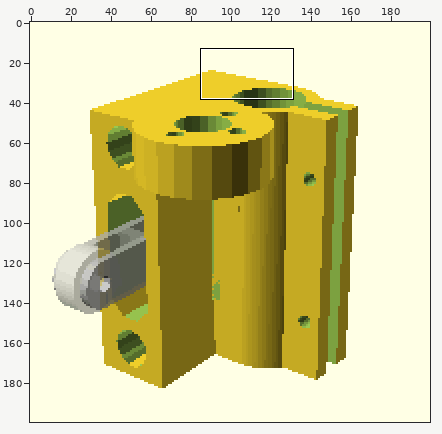
Two states of a sprite sheet, images/x-end-idler.png. The picture above shows the old version from afar; the outline marks the close-up.
Close-up. Old version:
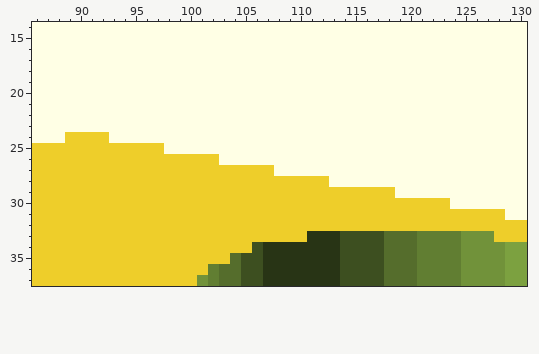
The file is 200x200 pixels. Colours within 5 levels of each other are drawn and written as one. Shown: x 86..130, y 14..37. The commit also changed other parts of the picture, which this record leaves out.
After the commit:
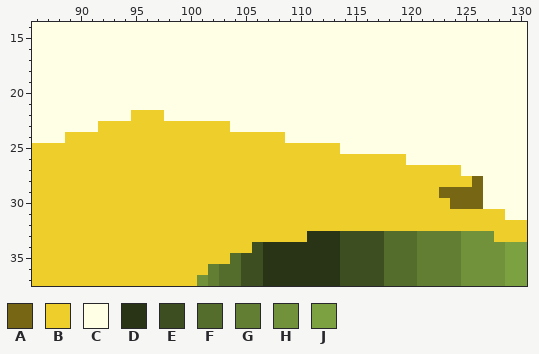
Palette (. is transparent): A #776715  B #eece2a  C #ffffe5  D #283415  E #3d4f20  F #556d2c  G #617e32  H #71923a  J #7ca140
Difference:
@@ x 86..130 @@
 21 CCCCCCCCCCCCCCCCCCCCCCCCCCCCCCCCCCCCCCCCCCCCC
-22 CCCCCCCCCCCCCCCCCCCCCCCCCCCCCCCCCCCCCCCCCCCCC
-23 CCCCCCCCCCCCCCCCCCCCCCCCCCCCCCCCCCCCCCCCCCCCC
-24 CCCBBBBCCCCCCCCCCCCCCCCCCCCCCCCCCCCCCCCCCCCCC
-25 BBBBBBBBBBBBCCCCCCCCCCCCCCCCCCCCCCCCCCCCCCCCC
-26 BBBBBBBBBBBBBBBBBCCCCCCCCCCCCCCCCCCCCCCCCCCCC
-27 BBBBBBBBBBBBBBBBBBBBBBCCCCCCCCCCCCCCCCCCCCCCC
-28 BBBBBBBBBBBBBBBBBBBBBBBBBBBCCCCCCCCCCCCCCCCCC
-29 BBBBBBBBBBBBBBBBBBBBBBBBBBBBBBBBBCCCCCCCCCCCC
-30 BBBBBBBBBBBBBBBBBBBBBBBBBBBBBBBBBBBBBBCCCCCCC
+22 CCCCCCCCCBBBCCCCCCCCCCCCCCCCCCCCCCCCCCCCCCCCC
+23 CCCCCCBBBBBBBBBBBBCCCCCCCCCCCCCCCCCCCCCCCCCCC
+24 CCCBBBBBBBBBBBBBBBBBBBBCCCCCCCCCCCCCCCCCCCCCC
+25 BBBBBBBBBBBBBBBBBBBBBBBBBBBBCCCCCCCCCCCCCCCCC
+26 BBBBBBBBBBBBBBBBBBBBBBBBBBBBBBBBBBCCCCCCCCCCC
+27 BBBBBBBBBBBBBBBBBBBBBBBBBBBBBBBBBBBBBBBCCCCCC
+28 BBBBBBBBBBBBBBBBBBBBBBBBBBBBBBBBBBBBBBBBACCCC
+29 BBBBBBBBBBBBBBBBBBBBBBBBBBBBBBBBBBBBBAAAACCCC
+30 BBBBBBBBBBBBBBBBBBBBBBBBBBBBBBBBBBBBBBAAACCCC
 31 BBBBBBBBBBBBBBBBBBBBBBBBBBBBBBBBBBBBBBBBBBBCC
